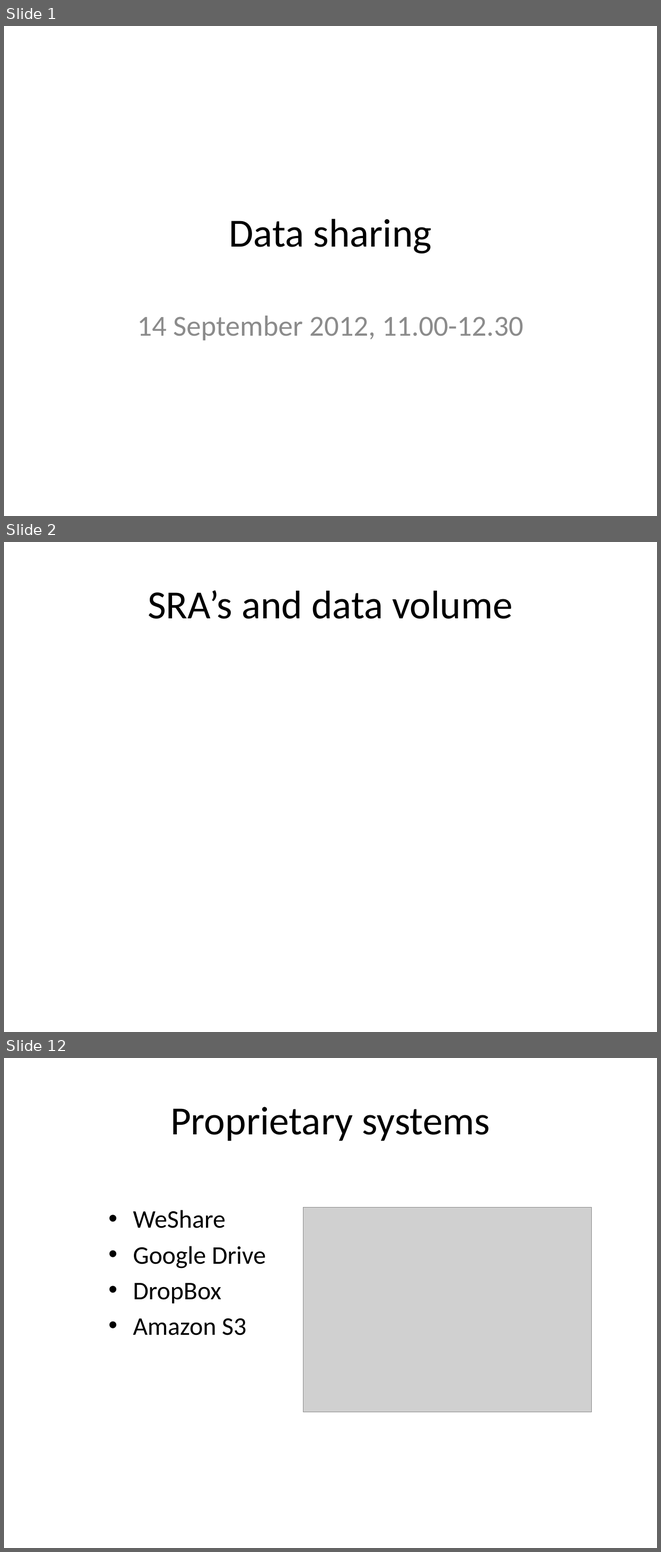
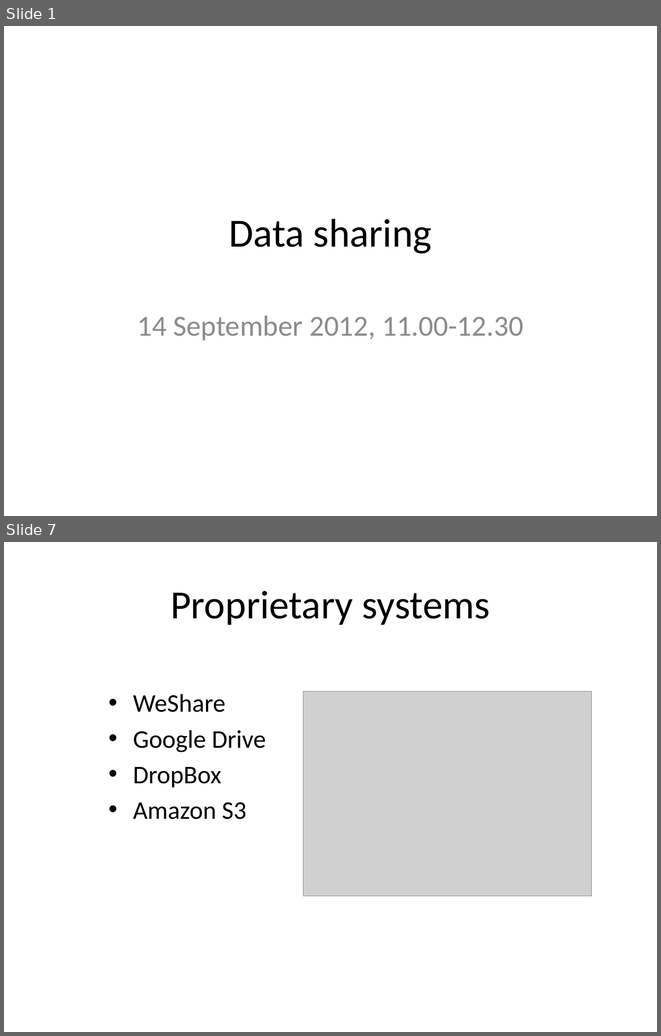
Before and after one commit to rvosa/ngs-workflows, a slide deck: doc/slides/day4/session2/DataSharing.pptx. Shown one above the other, each under a label of ours: slides 1, 2 and 12 before the commit, slides 1 and 7 after it; the slides between them are not shown. The pictures are 661x1552 and 661x1036 pixels, drawn with LibreOffice and Linux fonts; fonts in the diff are those of the drawing; grey boxes stand for pictures. Boxes give left, top, right and bottom in pixels: in the first picture for what was removed or moved away, otherwise in the second. Text is boxed around its words. In the diff, an @@ line names an element or a change of style, - is before the commit and + after.

```diff
--- a/doc/slides/day4/session2/DataSharing.pptx
+++ b/doc/slides/day4/session2/DataSharing.pptx
@@ slide 2 removed at [4,542,657,1032], background #FFFFFF @@
@@ title removed at [148,590,513,619] @@
-SRA’s and data volume
@@ what was slide 12 is now slide 7 @@
```
Also in this commit, not shown: 4 slides changed, 10 slides added, 7 other slides removed, 2 other files.
